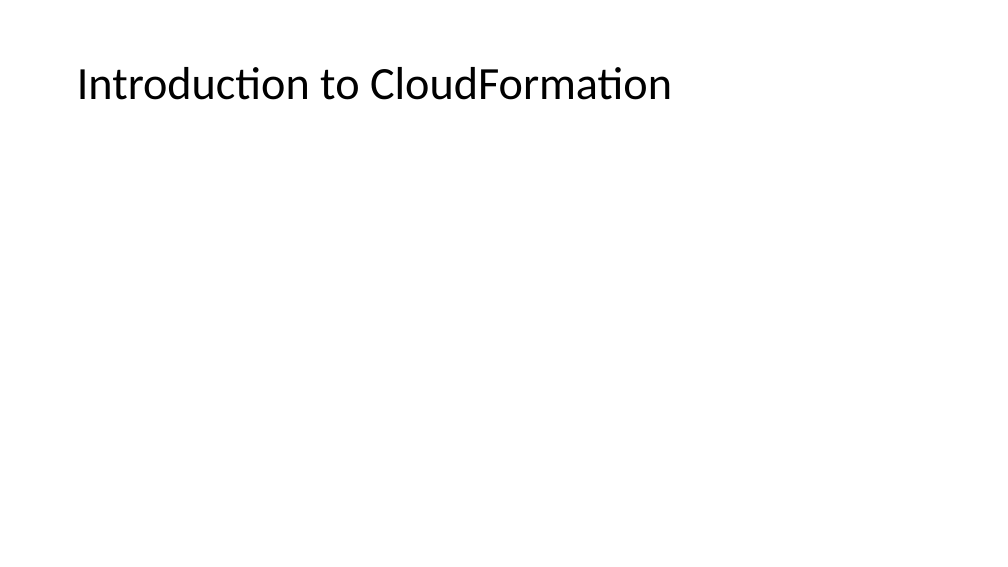
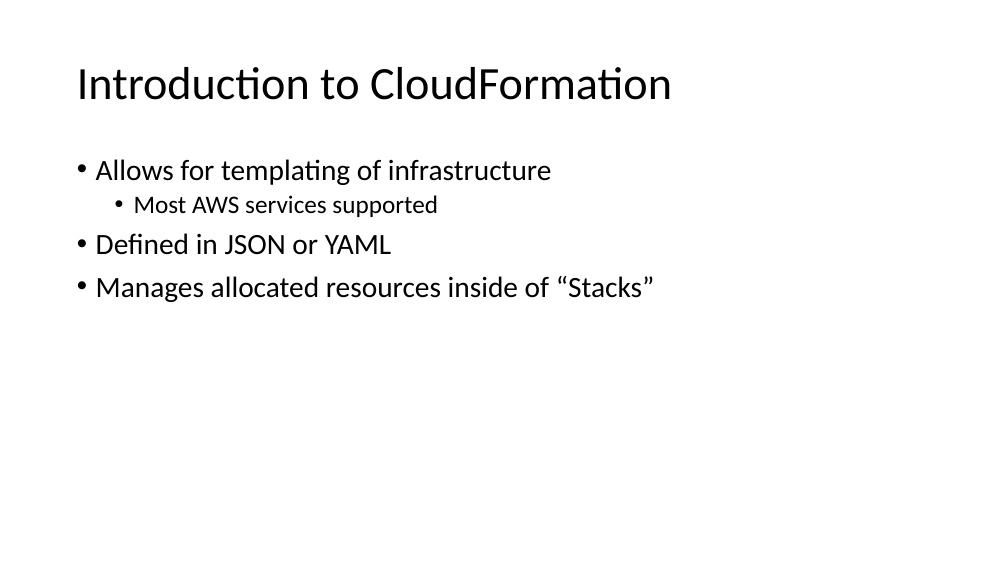
Before and after one commit to jbaacke/CloudFormationAndCARRDSDemo, a slide deck: slide 6 of VSTS and CloudFormation.pptm. Drawn at 1008x567 pixels with LibreOffice and Linux fonts; fonts in the diff are those of the drawing. Boxes give left, top, right and bottom in pixels: in the first picture for what was removed or moved away, otherwise in the second. Text is boxed around its words. In the diff, an @@ line names an element or a change of style, - is before the commit and + after.

Commit message:
Updated powerpoint

```diff
--- a/VSTS and CloudFormation.pptm
+++ b/VSTS and CloudFormation.pptm
@@ text added at <box>96,159,655,302</box>, 28 pt, text #000000 @@
+• Allows for templating of infrastructure
+  • Most AWS services supported
+• Defined in JSON or YAML
+• Manages allocated resources inside of “Stacks”
```
Also in this commit, not shown: 1 other slide changed, 1 other file.
